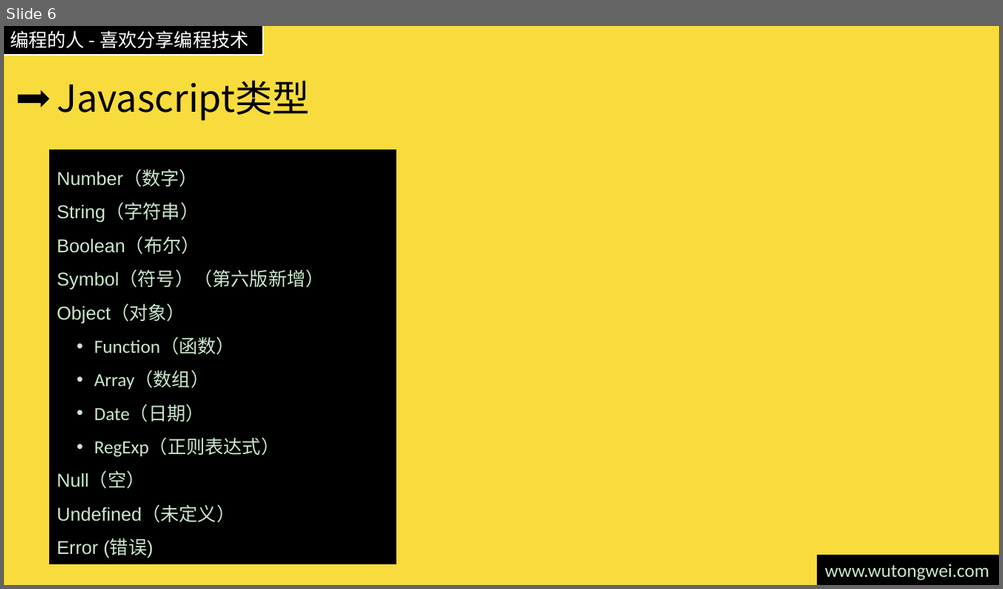
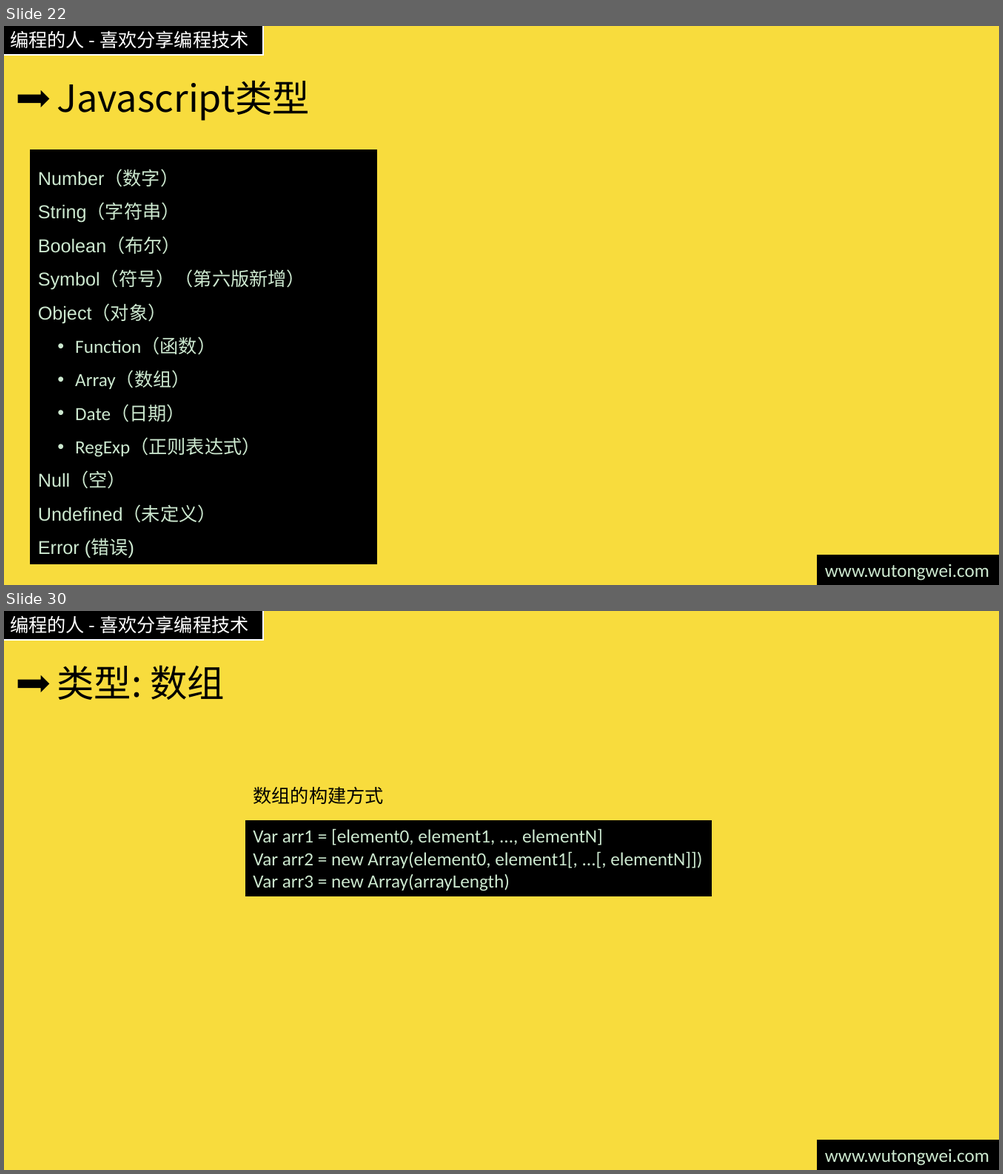
Before and after one commit to willculture/training, a slide deck: ppt/front-end/Javascript.pptx. Shown one above the other, each under a label of ours: slide 6 before the commit, slides 22 and 30 after it; the slides between them are not shown. The pictures are 1003x589 and 1003x1174 pixels, drawn with LibreOffice and Linux fonts; fonts in the diff are those of the drawing. Boxes give left, top, right and bottom in pixels: in the first picture for what was removed or moved away, otherwise in the second. Text is boxed around its words. In the diff, an @@ line names an element or a change of style, - is before the commit and + after.

```diff
--- a/ppt/front-end/Javascript.pptx
+++ b/ppt/front-end/Javascript.pptx
@@ slide 30 added at <box>4,611,999,1170</box>, background #F8DC3D; not listed: 3 template elements that a slide beside it also shows @@
@@ title added at <box>57,665,225,700</box>, 36 pt, text #000000 @@
+类型: 数组
@@ text added at <box>253,786,383,804</box>, 18 pt, text #000000 @@
+数组的构建方式
@@ rectangle added at <box>246,821,711,897</box>, fill #000000, outline #000000 1 pt, 18 pt, text #CCE8CF @@
+Var arr1 = [element0, element1, ..., elementN]
+Var arr2 = new Array(element0, element1[, ...[, elementN]])
+Var arr3 = new Array(arrayLength)
@@ what was slide 6 is now slide 22 @@
@@ slide 22 changed as well @@
@@ rectangle "Number（数字）": place and size @@
-rectangle "Number（数字）" at <box>50,150,395,564</box>
+rectangle "Number（数字）" at <box>31,150,377,564</box>
```
Also in this commit, not shown: 7 other slides changed, 27 other slides added, 5 slides removed, 2 other files.
